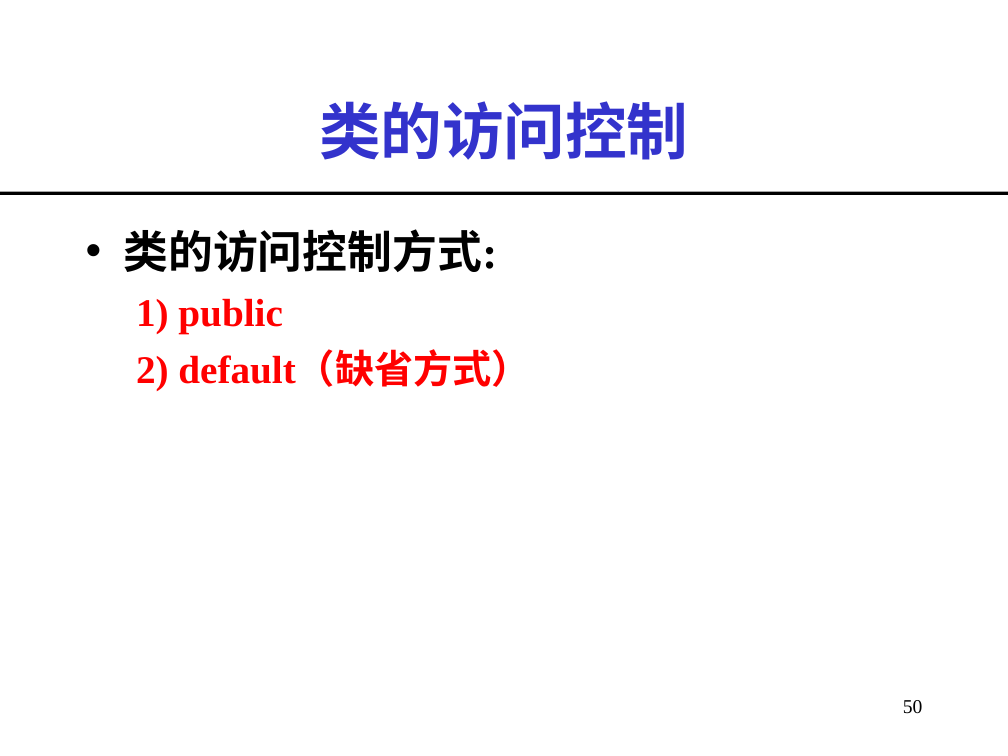
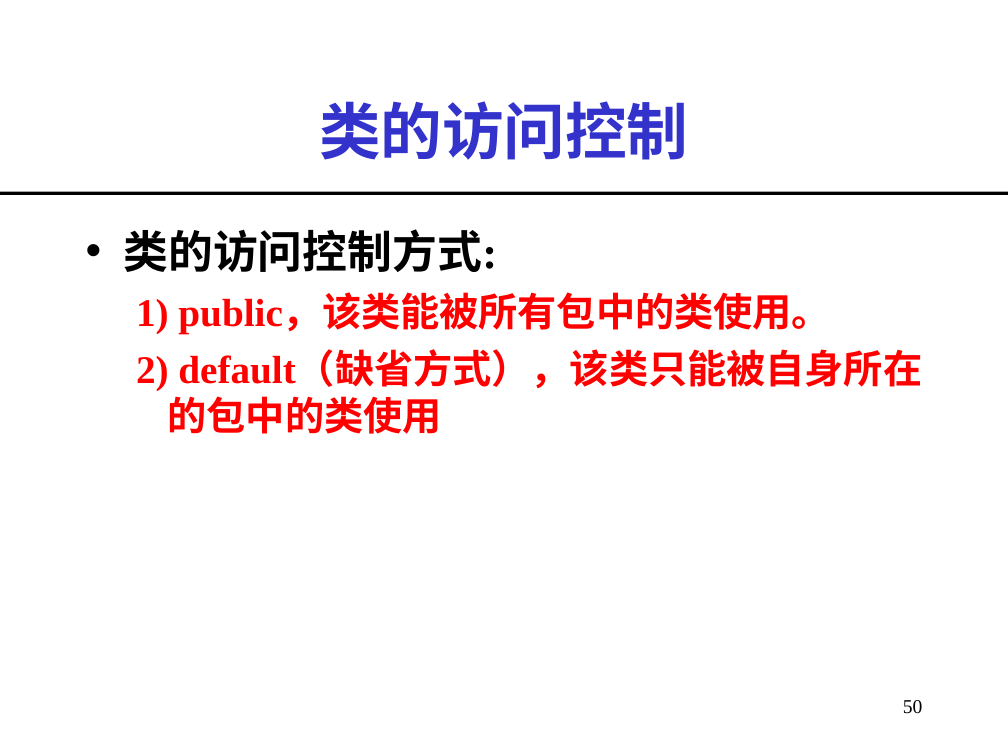
Before and after one commit to imwyw/Java, a slide deck: slide 50 of PPT/javaCh03_面向对象程序设计.ppt. Drawn at 1008x756 pixels with LibreOffice and Linux fonts; fonts in the diff are those of the drawing. Boxes give left, top, right and bottom in pixels: in the first picture for what was removed or moved away, otherwise in the second. Text is boxed around its words. In the diff, an @@ line names an element or a change of style, - is before the commit and + after.

```diff
--- a/PPT/javaCh03_面向对象程序设计.ppt
+++ b/PPT/javaCh03_面向对象程序设计.ppt
@@ text at [136,295,922,434]: text changed @@
-  1) public
-  2) default（缺省方式）
+  1) public，该类能被所有包中的类使用。
+  2) default（缺省方式），该类只能被自身所在的包中的类使用
```
Also in this commit, not shown: 5 other slides changed, 9 slides added, 1 slide removed.
